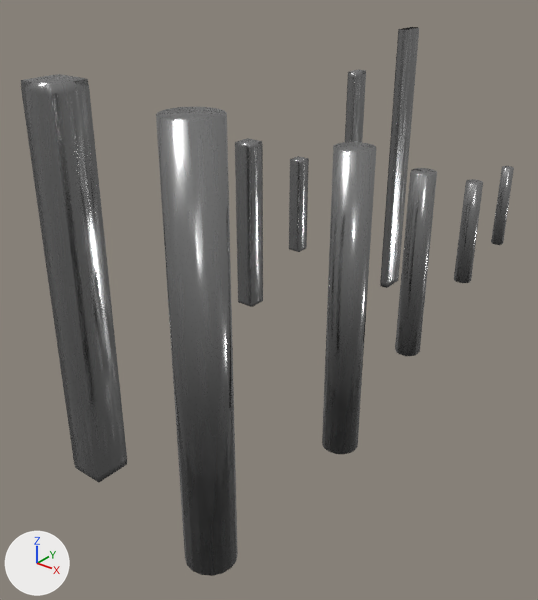
The Blender file BlenderAssets/FactoryComponentFMRods.blend as it was, and as the next commit left it.
One viewpoint serves both versions: a 50 mm lens placed at (1.9, -1.42, 0.77), pointed at (0.61, 0.19, -0.23). Arrows for +X, +Y and +Z are at lower left; the lights stay in place.

Objects in the first picture: 'FactoryComponentFMRod01', 'FactoryComponentFMRod03', 'FactoryComponentFMRod04', 'FactoryComponentFMRod05', 'FactoryComponentFMRod06', 'FactoryComponentFMRod07', 'FactoryComponentFMRod08', 'FactoryComponentFMRod09', 'FactoryComponentFMRod10', 'FactoryComponentFMRod11'.
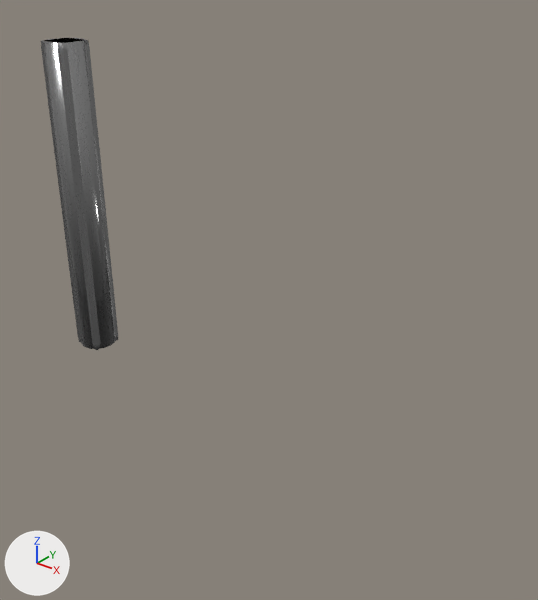
Diff of the bpy script that builds the scene:
```diff
--- a/BlenderAssets/FactoryComponentFMRods.blend.py
+++ b/BlenderAssets/FactoryComponentFMRods.blend.py
@@ me_cylinder_004 @@
 me_cylinder_004.from_pydata(...)  # 32 vertices, 18 faces; spans x 0.936..1.056, y -0.56..-0.44, z -0.5..0.5
+# me_cylinder_004 part 1: the whole mesh is moved by (-0.996, 0.5, 0.0)
 me_cylinder_004.materials.append(mat_metal_001)
@@ me_cylinder_005 @@
 me_cylinder_005.from_pydata(...)  # 32 vertices, 18 faces; spans x 0.951..1.041, y -0.2..-0.11, z -0.375..0.375
+# me_cylinder_005 part 2: the whole mesh is moved by (-0.996, 0.155, 0.0)
 me_cylinder_005.materials.append(mat_metal_001)
@@ me_cylinder_010 @@
 me_cylinder_010.from_pydata(...)  # 32 vertices, 34 faces; spans x 0.962..1.029, y 0.133..0.2, z -0.252..0.252
+# me_cylinder_010 part 3: the whole mesh is moved by (-0.996, -0.166, 0.0)
 me_cylinder_010.materials.append(mat_metal_001)
@@ me_cylinder_011 @@
 me_cylinder_011.from_pydata(...)  # 32 vertices, 34 faces; spans x 0.97..1.021, y 0.456..0.506, z -0.151..0.151
+# me_cylinder_011 part 4: the whole mesh is moved by (-0.996, -0.481, 0.0)
 me_cylinder_011.materials.append(mat_metal_001)
@@ me_cylinder_012 @@
 me_cylinder_012.from_pydata(...)  # 32 vertices, 34 faces; spans x 0.977..1.015, y 0.732..0.77, z -0.126..0.126
+# me_cylinder_012 part 5: the whole mesh is moved by (-0.996, -0.751, 0.0)
 me_cylinder_012.materials.append(mat_metal_001)
@@ ob_factorycomponentfmrod01 @@
 ob_factorycomponentfmrod01 = bpy.data.objects.new('FactoryComponentFMRod01', me_cube_008)
-ob_factorycomponentfmrod01.location = (0.553, -0.45, 0.004)
+ob_factorycomponentfmrod01.location = (0.0, 0.0, 0.0)
@@ ob_factorycomponentfmrod03 @@
 ob_factorycomponentfmrod03 = bpy.data.objects.new('FactoryComponentFMRod03', me_cube_010)
-ob_factorycomponentfmrod03.location = (0.553, 0.173, 0.004)
+ob_factorycomponentfmrod03.location = (0.0, 0.0, 0.0)
@@ ob_factorycomponentfmrod04 @@
 ob_factorycomponentfmrod04 = bpy.data.objects.new('FactoryComponentFMRod04', me_cube_011)
-ob_factorycomponentfmrod04.location = (0.553, 0.414, 0.004)
+ob_factorycomponentfmrod04.location = (0.0, 0.0, 0.0)
@@ ob_factorycomponentfmrod05 @@
 ob_factorycomponentfmrod05 = bpy.data.objects.new('FactoryComponentFMRod05', me_cube_012)
-ob_factorycomponentfmrod05.location = (0.553, 0.723, 0.004)
+ob_factorycomponentfmrod05.location = (0.0, 0.0, 0.0)
@@ ob_factorycomponentfmrod06 @@
 ob_factorycomponentfmrod06 = bpy.data.objects.new('FactoryComponentFMRod06', me_cube_013)
-ob_factorycomponentfmrod06.location = (0.553, 1.047, 0.004)
+ob_factorycomponentfmrod06.location = (0.0, 0.0, 0.0)
@@ ob_factorycomponentfmrod08 @@
 ob_factorycomponentfmrod08 = bpy.data.objects.new('FactoryComponentFMRod08', me_cylinder_005)
-ob_factorycomponentfmrod08.location = (0.087, 0.041, 0.004)
+ob_factorycomponentfmrod08.location = (0.0, 0.0, 0.0)
@@ ob_factorycomponentfmrod09 @@
 ob_factorycomponentfmrod09 = bpy.data.objects.new('FactoryComponentFMRod09', me_cylinder_010)
-ob_factorycomponentfmrod09.location = (0.087, 0.041, 0.004)
+ob_factorycomponentfmrod09.location = (0.0, 0.0, 0.0)
@@ ob_factorycomponentfmrod10 @@
 ob_factorycomponentfmrod10 = bpy.data.objects.new('FactoryComponentFMRod10', me_cylinder_011)
-ob_factorycomponentfmrod10.location = (0.087, 0.041, 0.004)
+ob_factorycomponentfmrod10.location = (0.0, 0.0, 0.0)
@@ ob_factorycomponentfmrod11 @@
 ob_factorycomponentfmrod11 = bpy.data.objects.new('FactoryComponentFMRod11', me_cylinder_012)
-ob_factorycomponentfmrod11.location = (0.068, 0.059, 0.004)
+ob_factorycomponentfmrod11.location = (0.0, 0.0, 0.0)
```

Boxes (x1, y1, x2, y2) around the edits, measured in the pictures (538 x 600 px):
'FactoryComponentFMRod07', mesh moved: before (156, 107, 238, 576); after (44, 38, 115, 349)
'FactoryComponentFMRod01', moved: before (21, 74, 127, 482); after (41, 38, 118, 350)
'FactoryComponentFMRod08', moved (not visible afterwards): before (322, 142, 376, 454)
'FactoryComponentFMRod06', moved (not visible afterwards): before (380, 27, 419, 288)
'FactoryComponentFMRod09', moved (not visible afterwards): before (395, 168, 437, 356)
'FactoryComponentFMRod03', moved (not visible afterwards): before (235, 138, 263, 307)
'FactoryComponentFMRod10', moved (not visible afterwards): before (454, 179, 483, 283)
'FactoryComponentFMRod04', moved (not visible afterwards): before (289, 156, 309, 252)
'FactoryComponentFMRod05', moved (not visible afterwards): before (345, 69, 366, 142)
'FactoryComponentFMRod11', moved (not visible afterwards): before (491, 166, 514, 245)
